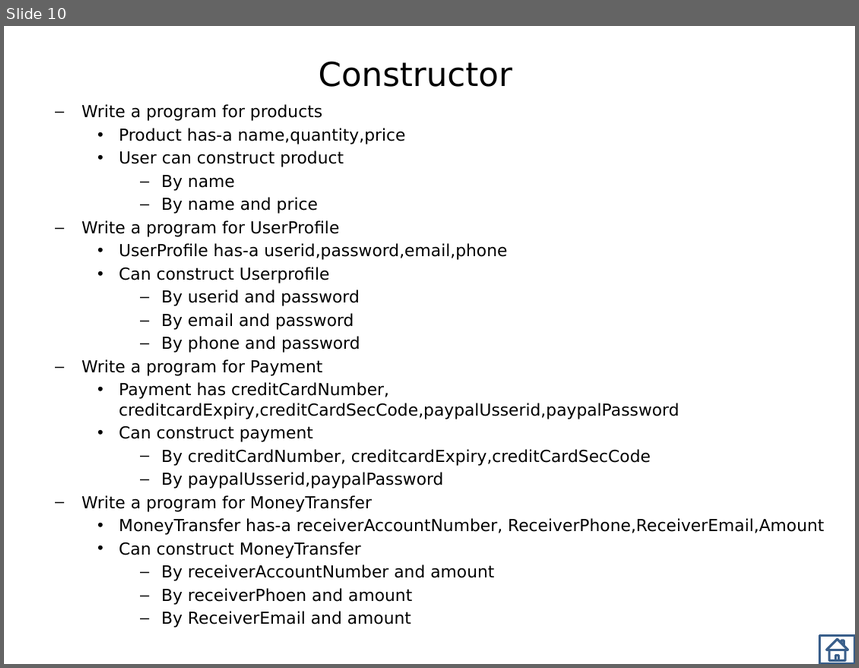
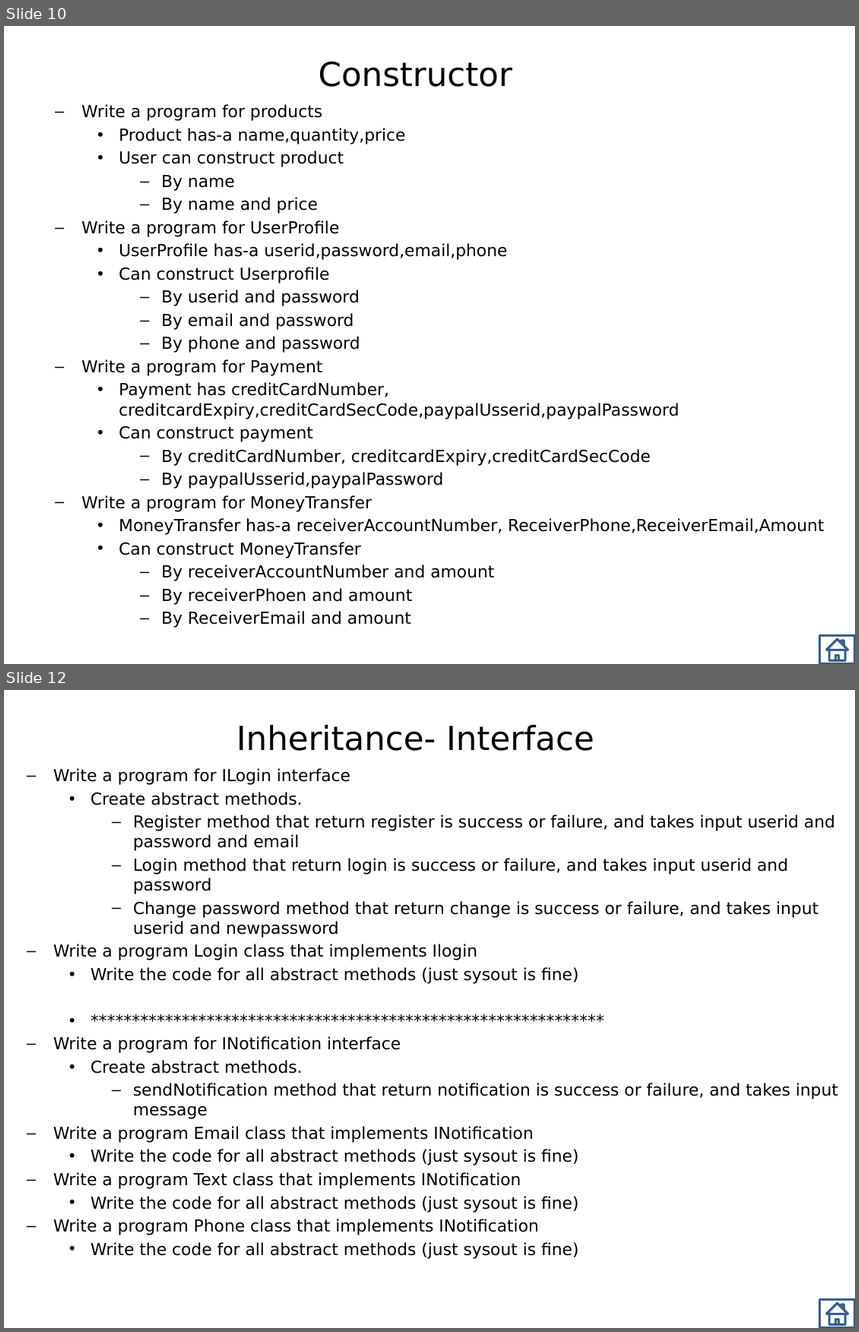
Before and after one commit to thinkcodegravity/dec24java, a slide deck: Assignments.pptx. Shown one above the other, each under a label of ours: slide 10 before the commit, slides 10 and 12 after it; the slides between them are not shown. The pictures are 859x668 and 859x1332 pixels, drawn with LibreOffice and Linux fonts; fonts in the diff are those of the drawing. Boxes give left, top, right and bottom in pixels: in the first picture for what was removed or moved away, otherwise in the second. Text is boxed around its words. In the diff, an @@ line names an element or a change of style, - is before the commit and + after.

```diff
--- a/Assignments.pptx
+++ b/Assignments.pptx
@@ slide 12 added at (4,690,855,1328), background #FFFFFF @@
@@ title added at (237,725,595,751), 28 pt, text #000000 @@
+Inheritance- Interface
@@ text added at (53,768,838,1259), 14 pt, text #000000 @@
+  – Write a program for ILogin interface
+    • Create abstract methods.
+      – Register method that return register is success or failure, and takes input userid and password and email
+      – Login method that return login is success or failure, and takes input userid and password
+      – Change password method that return change is success or failure, and takes input userid and newpassword
+  – Write a program Login class that implements Ilogin
+    • Write the code for all abstract methods (just sysout is fine)
+    • **************************************************************
+  – Write a program for INotification interface
+    • Create abstract methods.
+      – sendNotification method that return notification is success or failure, and takes input message
+  – Write a program Email class that implements INotification
+    • Write the code for all abstract methods (just sysout is fine)
+  – Write a program Text class that implements INotification
+    • Write the code for all abstract methods (just sysout is fine)
+  – Write a program Phone class that implements INotification
+    • Write the code for all abstract methods (just sysout is fine)
@@ action button home added at (819,1300,855,1328), outline #3A5F8C 2 pt @@
```
Also in this commit, not shown: 1 other slide added.
